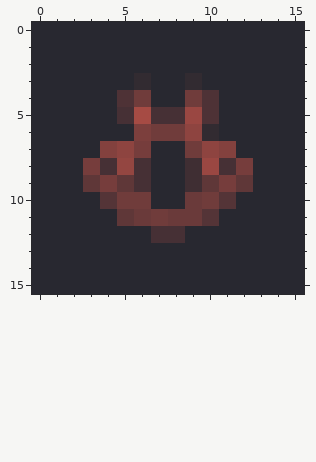
Two states of a pixel-art sprite, public/favicon-16x16.png. Above: the version before the commit.
The file is 16x16 pixels. Colours within 5 levels of each other are drawn and written as one.
Now the later version:
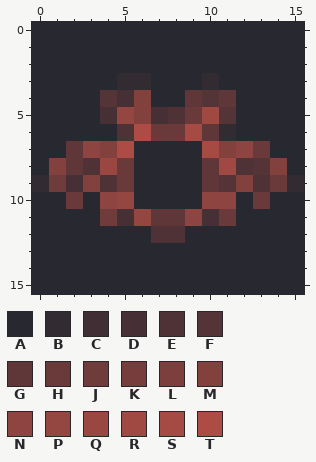
Palette (. is transparent): A #282830  B #322b31  C #3f2e33  D #463035  E #4e3236  F #543437  G #5f3738  H #6a3a3a  J #703c3b  K #763d3c  L #7c3f3d  M #83413e  N #8e4440  P #944641  Q #9a4742  R #a04943  S #a64b44  T #ac4c44
Difference:
y 3: x 5 A -> B; x 9..10 BA -> AB
y 4: x 4..6 AEJ -> FDM; x 9..11 JEA -> GFG
y 5: x 4..6 ADS -> DPM; x 8..11 DQEA -> EHRF
y 6: x 5..11 ALJJNBA -> ETHHSGB
y 7: x 2..3 AA -> GN; x 5..6 NK -> TA; x 9..10 JN -> AS; x 12..13 AA -> NH
y 8: x 1..6 AAKDPD -> MGEQHA; x 9..14 CQDKAA -> AGREFM
y 9: x 0..6 AAAGKGD -> BJDMEHA; x 9 C -> A; x 11..15 KGAAA -> FMEHB
y 10: x 2 A -> H; x 4..6 FJJ -> NPA; x 9..11 HJF -> ANN; x 13 A -> H
y 11: x 4..11 AGHJHHFA -> JDPGGNDH
y 12: x 7..8 DD -> EE
Changed places in both pictures, as pixel boxes (x1, y1, x2, y2):
changed: (32, 73, 304, 243)
